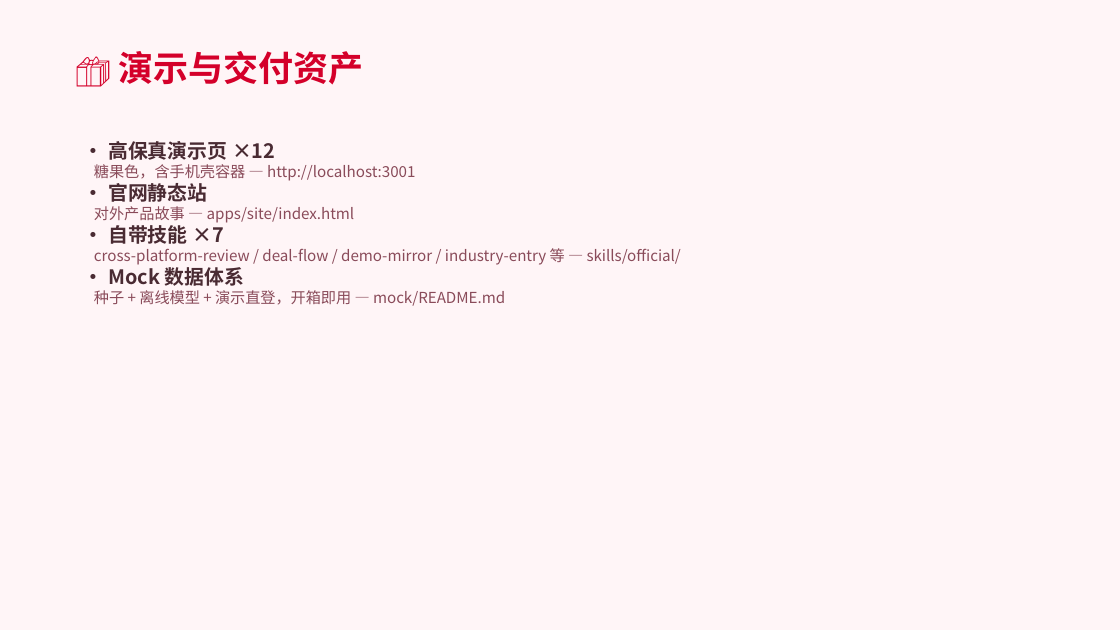
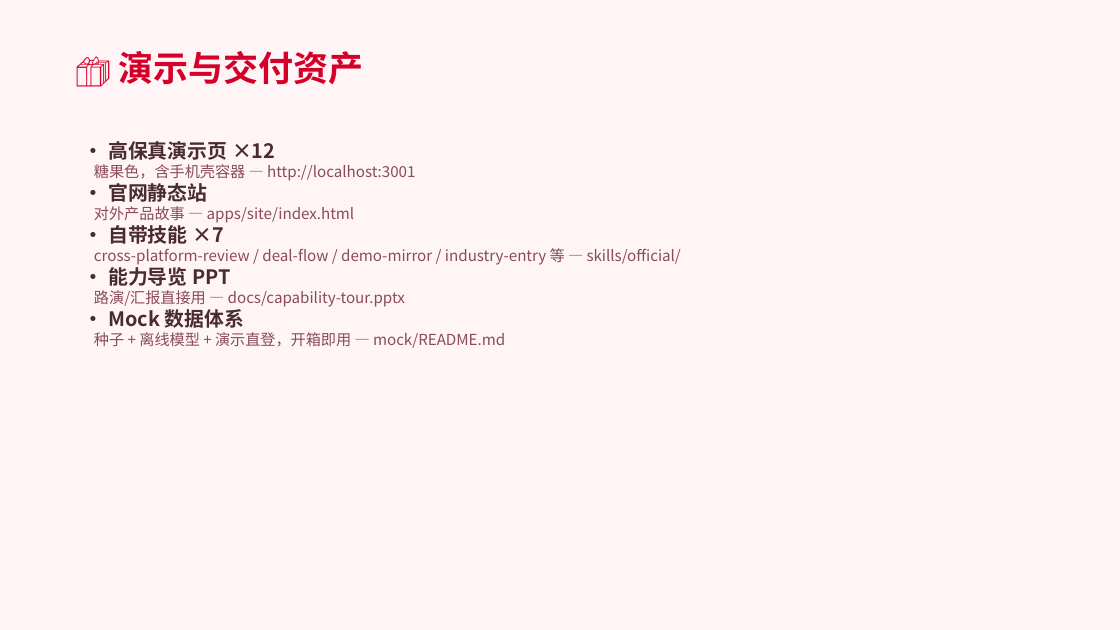
Before and after one commit to geniusdapeng-collab/workloom, a slide deck: slide 7 of docs/capability-tour.pptx. Drawn at 1120x630 pixels with LibreOffice and Linux fonts; fonts in the diff are those of the drawing. Boxes give left, top, right and bottom in pixels: in the first picture for what was removed or moved away, otherwise in the second. Text is boxed around its words. In the diff, an @@ line names an element or a change of style, - is before the commit and + after.

Commit message:
docs(naming): 统一命名为「WorkLoom 获客系统」
确认口径：本仓即原「WorkLoom GEO项目」的演进定名——GEO 融合改造 + 酒店资产迁移 + 获客改造后
的统一系统，涵盖 AI 视频制作（ai-video/video-studio）、短视频社媒营销（social-listening/
publish-rpa）、GEO 双域（geo-growth）、转化落地（hotel 获客五环 + C 端服务前台）。
GEO 保留为能力域名（bundles/geo-growth），不再作为项目名。历史文档（CHANGELOG/plan/review）
保留当时命名不作回改。

```diff
--- a/docs/capability-tour.pptx
+++ b/docs/capability-tour.pptx
@@ text at [94,263,405,307]: paragraphs added @@
+• 能力导览 PPT
+路演/汇报直接用 — docs/capability-tour.pptx
```
Also in this commit, not shown: 1 other slide changed, 5 other files.
